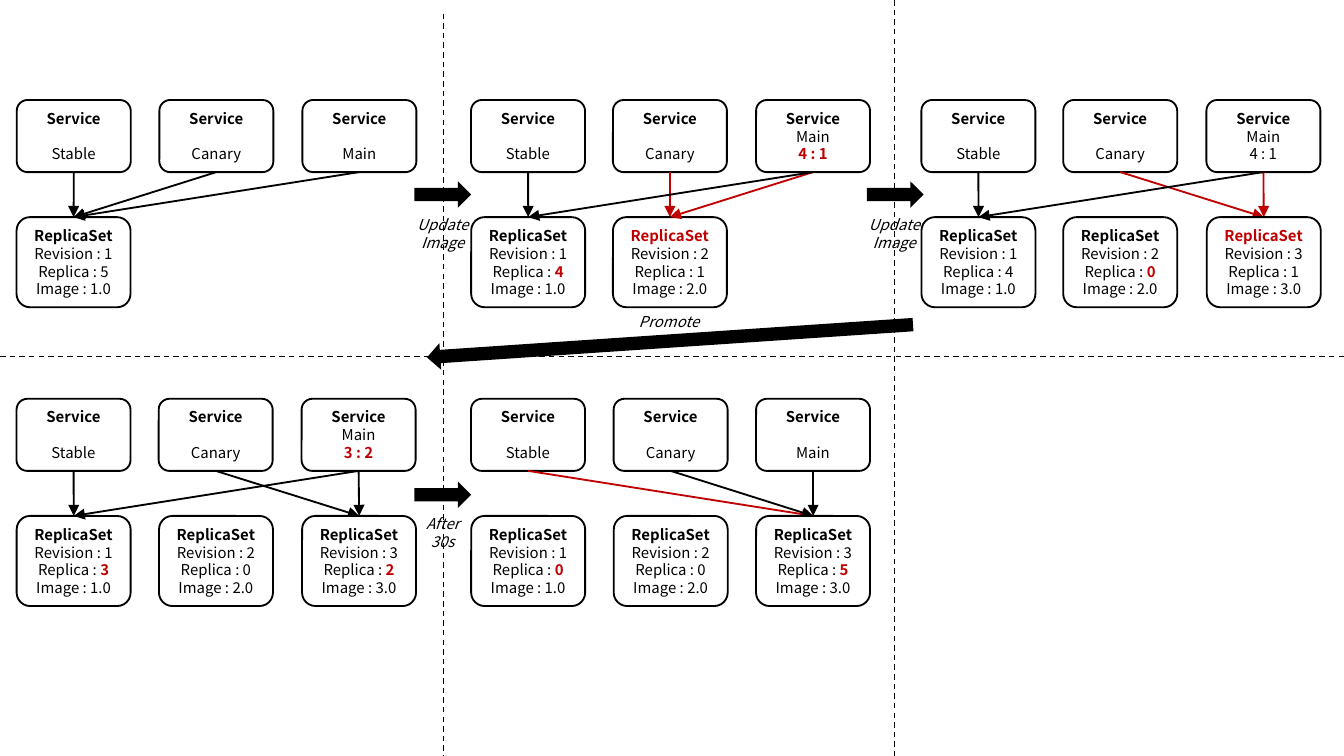
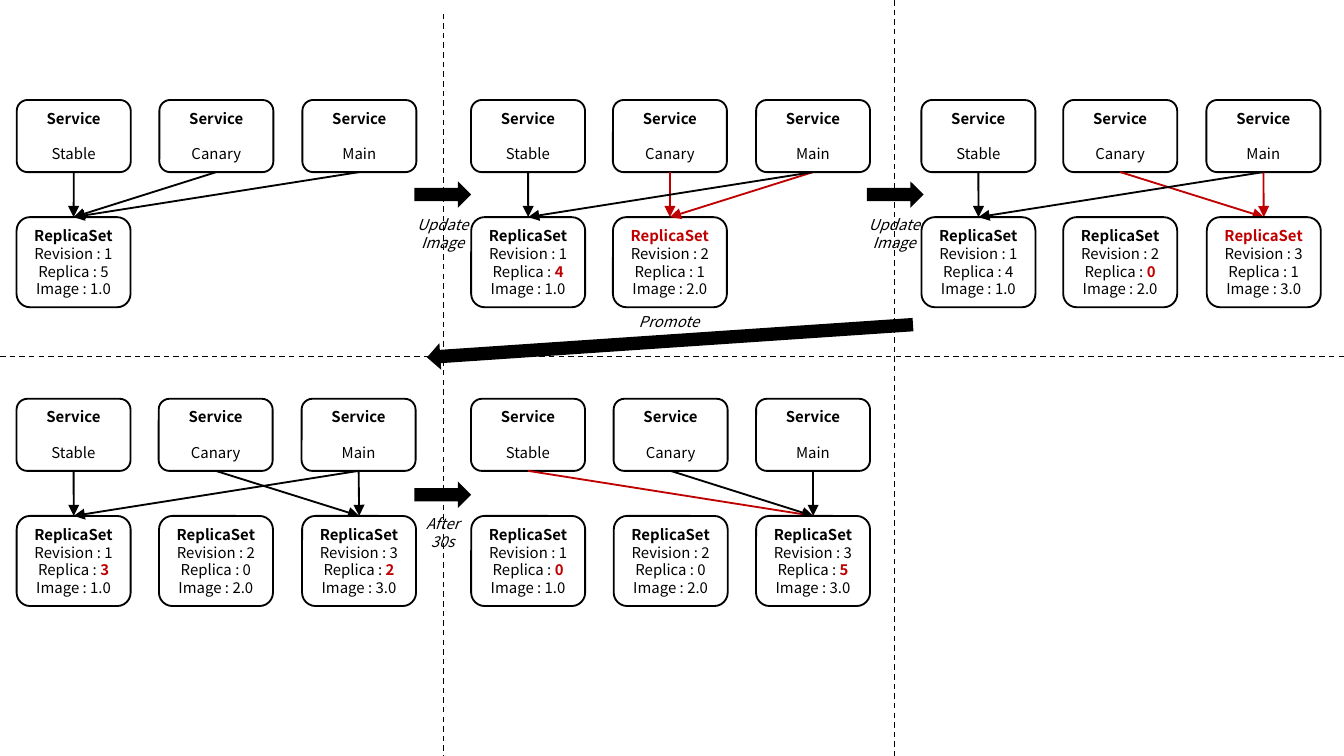
Before and after one commit to ssup2/blog-software, a slide deck: slide 3 of content/docs/theory-analysis/argo-rollouts/images/images.pptx. Drawn at 1344x756 pixels with LibreOffice and Linux fonts; fonts in the diff are those of the drawing. Boxes give left, top, right and bottom in pixels: in the first picture for what was removed or moved away, otherwise in the second. Text is boxed around its words. In the diff, an @@ line names an element or a change of style, - is before the commit and + after.

```diff
--- a/content/docs/theory-analysis/argo-rollouts/images/images.pptx
+++ b/content/docs/theory-analysis/argo-rollouts/images/images.pptx
@@ text in rounded rectangle at (798,148,828,159): paragraph removed @@
-4 : 1
@@ text in rounded rectangle at (1250,148,1277,159): paragraph removed @@
-4 : 1
@@ text in rounded rectangle at (344,446,373,458): paragraph removed @@
-3 : 2
```
Also in this commit, not shown: 2 other files.
